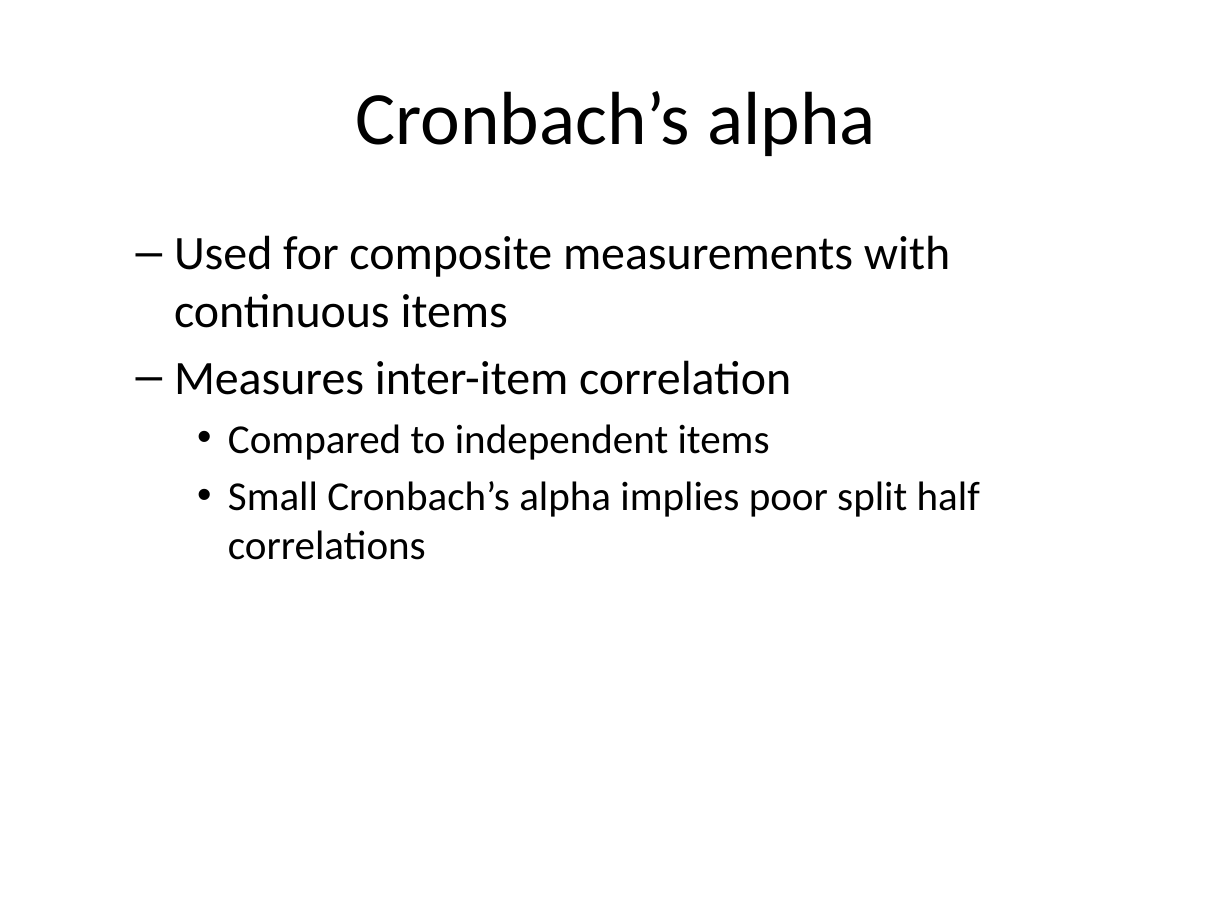
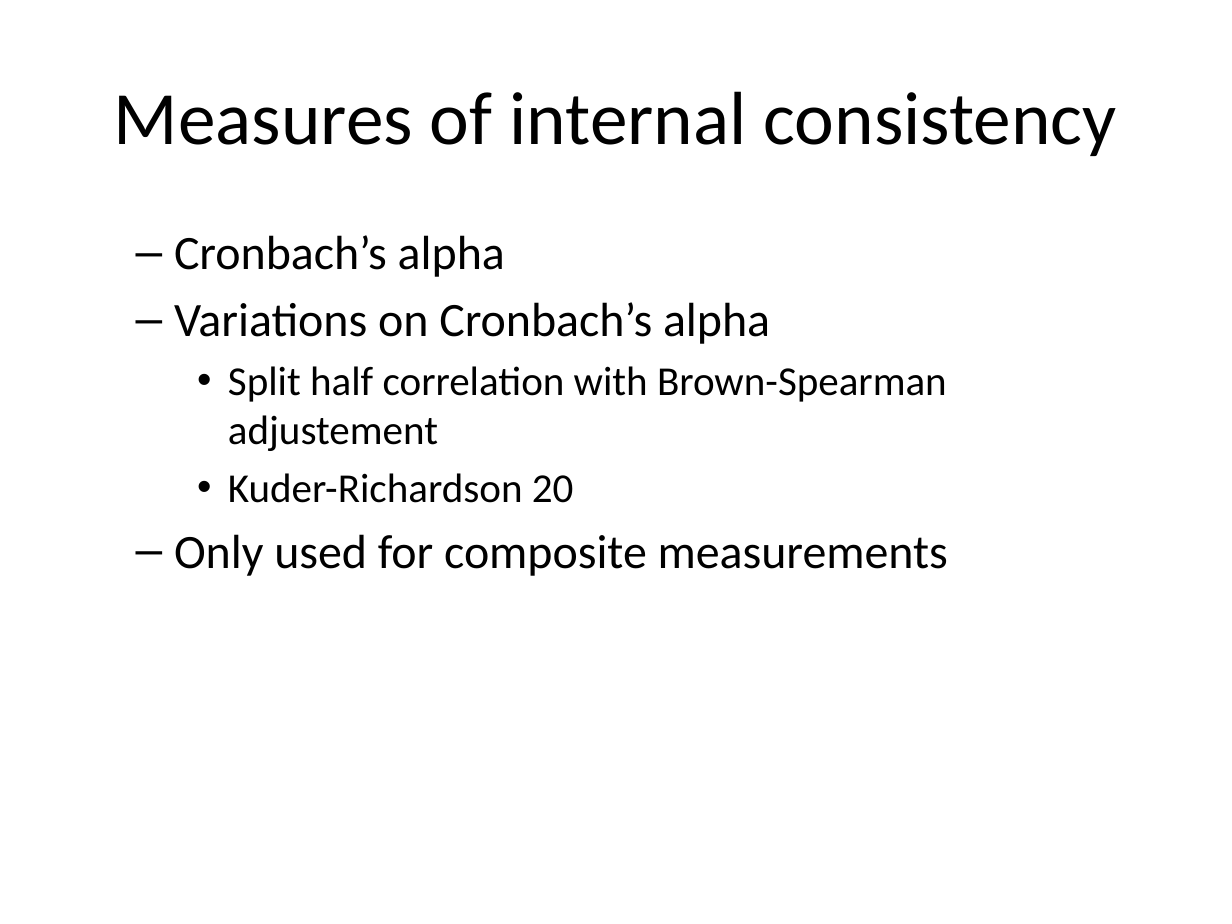
Before and after one commit to pmean/reliability-and-validity, a slide deck: slide 30 of src/rav.pptx (slide 26 before the commit). Drawn at 1232x924 pixels with LibreOffice and Linux fonts; fonts in the diff are those of the drawing. Boxes give left, top, right and bottom in pixels: in the first picture for what was removed or moved away, otherwise in the second. Text is boxed around its words. In the diff, an @@ line names an element or a change of style, - is before the commit and + after.

```diff
--- a/src/rav.pptx
+++ b/src/rav.pptx
@@ title at <box>114,91,1117,156</box>: text changed @@
-Cronbach’s alpha
+Measures of internal consistency
@@ text at <box>174,235,948,576</box>: text changed; size 24 to 28 pt @@
-  – Used for composite measurements with continuous items
-  – Measures inter-item correlation
-    • Compared to independent items
-    • Small Cronbach’s alpha implies poor split half correlations
+  – Cronbach’s alpha
+  – Variations on Cronbach’s alpha
+    • Split half correlation with Brown-Spearman adjustement
+    • Kuder-Richardson 20
+  – Only used for composite measurements
```
Also in this commit, not shown: 11 other slides changed, 12 slides added, 4 slides removed, 1 other file.
